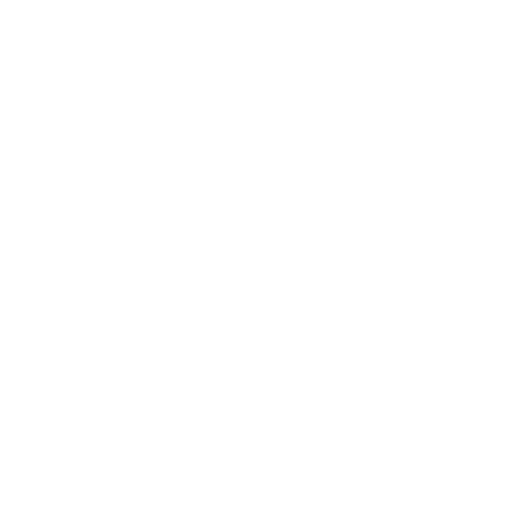
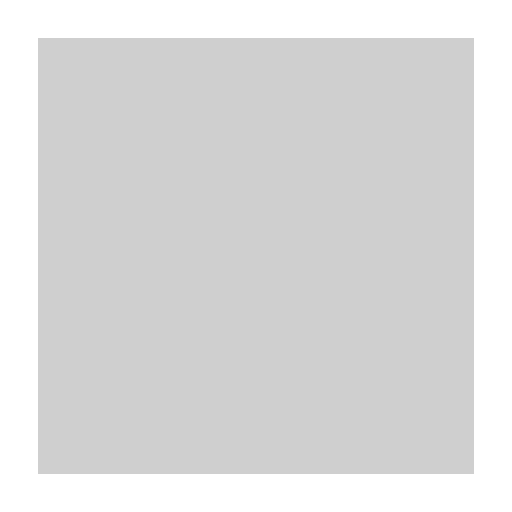
Layered file, before and after one edit (512×512). Changes by layer:
pixels changed over 38, 38, 474, 474 (layer not identified)
